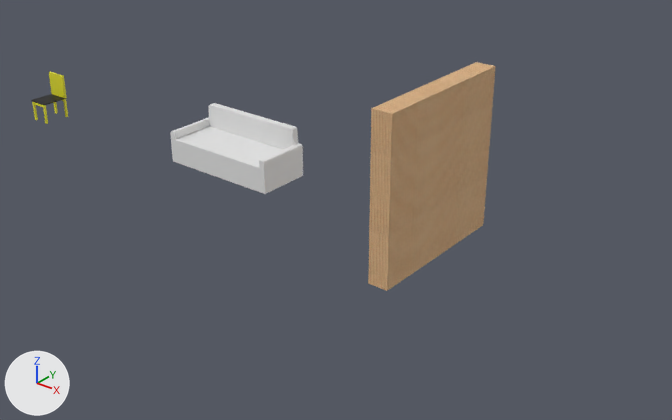
Before and after pictures for a commit that changed the Blender file Blender projects/furniture.blend.
The view is the same before and after, from a camera (50 mm lens) standing at (25.5, -24.1, 15.3) and looking at (5.3, 1.2, -0.3). The lights are fixed; the arrows at lower left show +X, +Y and +Z.

In view in the first picture: 'chair', 'sofa', 'wall'.
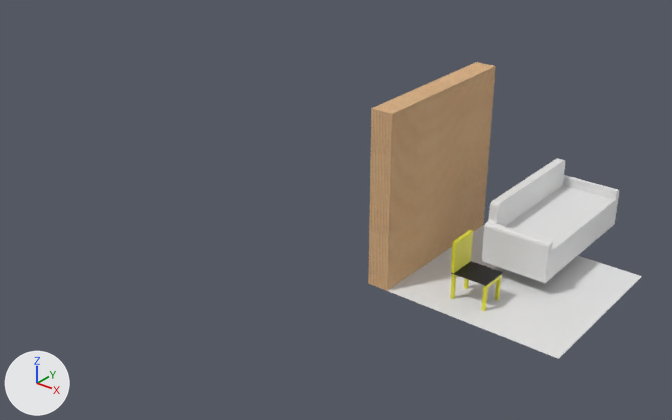
Where the newer file only moved an object's origin or applied its transform, the numbers keep the older frame.

Boxes (x1, y1, x2, y2) around the edits, measured in the pictures (672 x 420 px):
'sofa', mesh turned: before (170, 103, 303, 194); after (482, 158, 619, 283)
'Plane', added: after (388, 225, 642, 359)
'chair', moved, turned: before (31, 71, 68, 124); after (451, 230, 503, 311)

The change, as a diff of the scene's bpy script:
```diff
--- a/Blender projects/furniture.blend.py
+++ b/Blender projects/furniture.blend.py
@@ img_carpet_normal_png @@
+img_carpet_normal_png = load_image('Carpet_normal.png', '../Assets/Models/Carpet_normal.png', 2048, 2048, 'Non-Color')
@@ mat_carpet @@
+mat_carpet = bpy.data.materials.new('Carpet')
+# uses the picture img_carpet_normal_png
@@ me_cube @@
 me_cube.from_pydata(...)  # 130 vertices, 116 faces, 3 loose edges; spans x -2.65..2.65, y 0.0..2.29, z -1.0..1.05
 # used by ob_sofa; location = (0.0, 0.0, 1.0)
+# me_cube part 1: the whole mesh is turned 90 degrees about the z axis through its middle, then moved by (13.61, 1.33, 0.48)
 me_cube.materials.append(mat_material_001)
@@ me_plane @@
+me_plane.from_pydata(...)  # 4 vertices, 1 face; spans x -3.0..3.0, y -3.0..3.0, z 0.0
+me_plane.materials.append(mat_carpet)  # its picture is missing
@@ ob_chair @@
 ob_chair = bpy.data.objects.new('chair', me_cube_001)
-ob_chair.location = (-11.04, 0.21, 1.05)
+ob_chair.location = (12.93, -1.66, 1.05)
+ob_chair.rotation_euler = (0.0, 0.0, 1.571)  # degrees (0, 0, 90)
@@ ob_plane @@
+ob_plane = bpy.data.objects.new('Plane', me_plane)
+ob_plane.location = (13.69, 0.0, 0.0)
```
